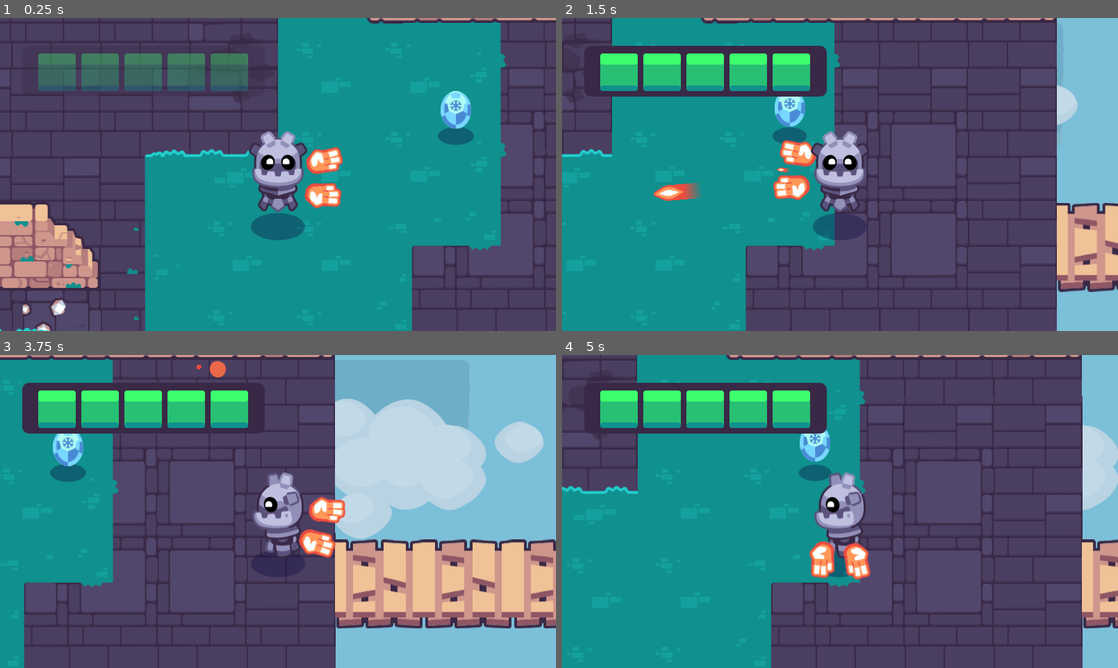
Above: before the commit, frames 1-4 (two rows, left to right).
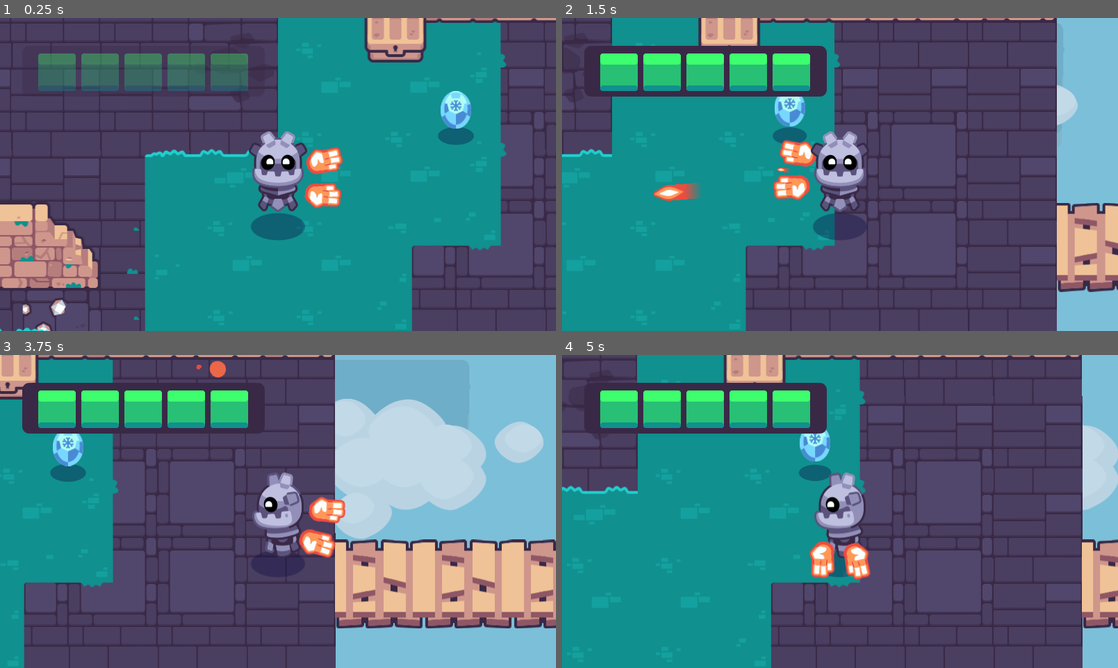
Above: after the commit, the same moments.

Repository: fioxu/2d-GameDev-Course
Game: Godot game, scene res://completed_project.tscn
The game is run twice, just before and just after one commit, with the same random seed, the same clock (stepped at 60 frames per second) and the same inputs. Sound files missing from this copy of the repository are replaced by a short silence.
Inputs (mouse positions are in pixels of both pictures, inside the frame that each line leads up to):
- Up to frame 1 (0.25 s): no input
- Up to frame 2 (1.5 s): tap Enter at 0.5 s; move the mouse to (962, 158) at 0.52 s; hold D (move_right) 0.53-1.25 s; hold Mouse wheel down (cycle_weapon_down) 0.53-1.25 s; click (962, 158) at 0.67 s; drag from (728, 190) to (812, 115) at 1.27 s
- Up to frame 3 (3.75 s): move the mouse to (333, 442) at 2.02 s; press the mouse at (333, 442) at 2.03 s; hold D (move_right) 2.03-2.75 s; release the mouse at (333, 442) at 2.75 s; drag from (250, 574) to (183, 370) at 2.77 s; move the mouse to (444, 558) at 3.52 s; hold A (move_left) from 3.53 s (still down); hold Mouse wheel up (cycle_weapon_up) from 3.53 s (still down)
- Up to frame 4 (5 s): release A (move_left) at 4.25 s; release Mouse wheel up (cycle_weapon_up) at 4.25 s; drag from (673, 464) to (840, 539) at 4.27 s

The runs differ from the first frame. In frame 1, 1.5% of the frame differs, in the area x 65-77%, y 0-15%; in frame 2, 1.0%; in frame 3, 0.8%; in frame 4, 1.0%.

Commit message:
add a chest that spawns pickups

Diff:
--- a/02.getting-to-know-godot/levels/rooms/chests/chest.gd
+++ b/02.getting-to-know-godot/levels/rooms/chests/chest.gd
@@ -11,6 +11,7 @@
 
 func loot() -> void:
 	_animation_player.play("open")
+	create_pickup()
 
 
 func create_pickup() -> void:
--- a/02.getting-to-know-godot/levels/rooms/room_a.tscn
+++ b/02.getting-to-know-godot/levels/rooms/room_a.tscn
@@ -1,6 +1,7 @@
-[gd_scene load_steps=2 format=3 uid="uid://cu2rb5dl4ljte"]
+[gd_scene load_steps=3 format=3 uid="uid://cu2rb5dl4ljte"]
 
 [ext_resource type="PackedScene" uid="uid://bupkynq73ufaa" path="res://levels/base_room.tscn" id="1_plgur"]
+[ext_resource type="PackedScene" uid="uid://cl1xkaij81jjs" path="res://levels/rooms/chests/chest.tscn" id="2_pmeej"]
 
 [node name="RoomA" instance=ExtResource("1_plgur")]
 rotation = -0.00114604
@@ -13,3 +14,6 @@
 
 [node name="InvisibleWalls" parent="." index="1"]
 layer_0/tile_data = PackedInt32Array(-65532, 0, 0, -65529, 0, 0, -65528, 0, 0, -65527, 0, 0, 11, 0, 0, 65547, 0, 0, 131 …(723 unchanged characters)…
+
+[node name="Chest" parent="." index="2" instance=ExtResource("2_pmeej")]
+position = Vector2(936.695, 267.074)
Not shown, changed: 02.getting-to-know-godot/godot_tours.log-cldU6Y
